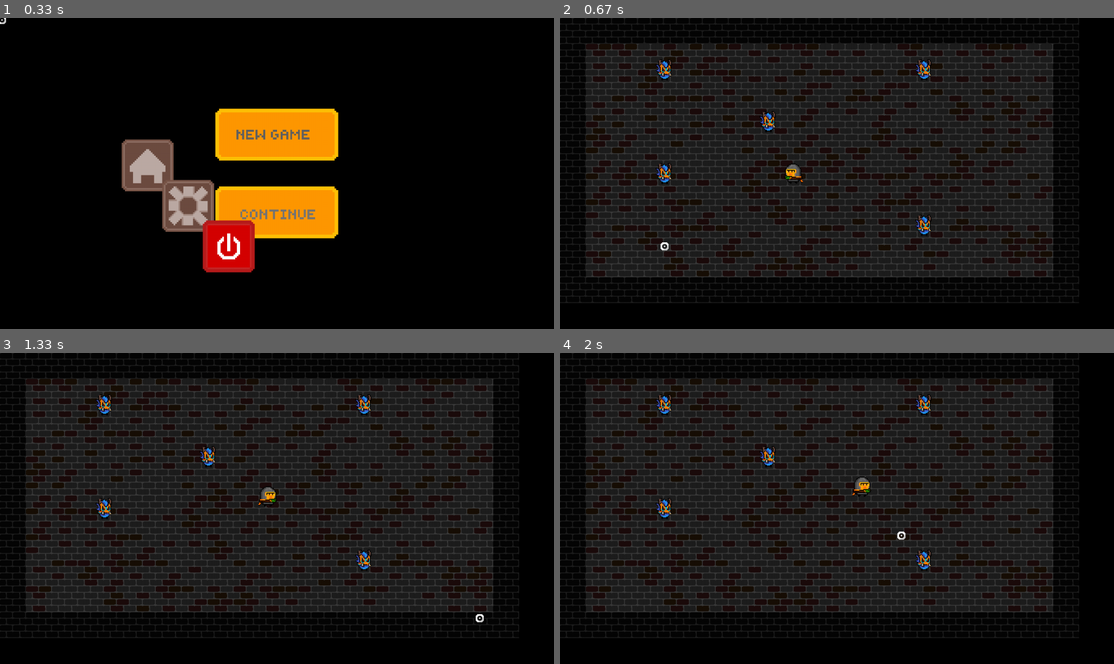
Above: before the commit, frames 1-4 (two rows, left to right).
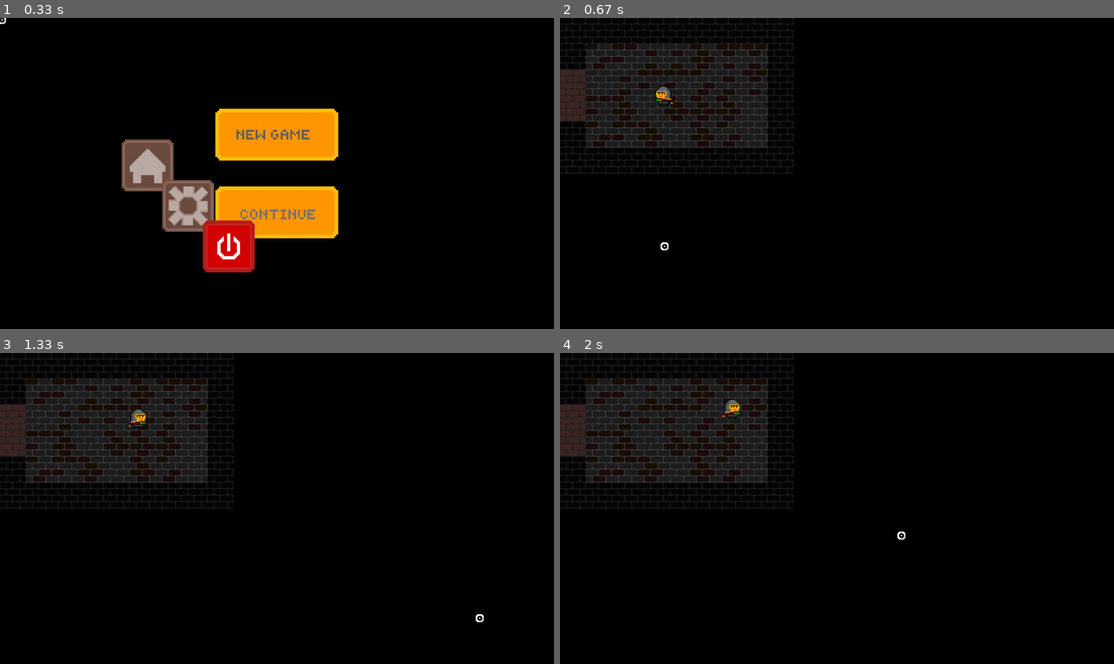
Above: after the commit, the same moments.

Repository: VladislavTuzov/PyGame
Game: pygame game, started from main.py
Same seed, same stepped clock (60 frames per second), same inputs: the game is played once before the commit and once after it.
Inputs (mouse positions are in pixels of both pictures, inside the frame that each line leads up to):
- Up to frame 1 (0.33 s): no input
- Up to frame 2 (0.67 s): press the mouse at (837, 133) at 0.37 s; move the mouse to (748, 189) at 0.47 s; release the mouse at (665, 245) at 0.6 s
- Up to frame 3 (1.33 s): hold Right 0.67-1.13 s; move the mouse to (360, 399) at 0.7 s; hold Up from 1.17 s (still down); move the mouse to (481, 617) at 1.2 s
- Up to frame 4 (2 s): release Up at 1.47 s; hold Right 1.5-1.97 s; move the mouse to (903, 536) at 1.53 s

Frame 1 is identical in both runs. In frame 2, 49% of the frame differs, in the area x 0-94%, y 0-92%; in frame 3, 49%; in frame 4, 49%.

Commit message:
add level generation by scheme

Diff:
--- a/classes/generation.py
+++ b/classes/generation.py
@@ -9,13 +9,52 @@
 
 class Level:
     def __init__(self, location):
+        self.location = location
         self.scheme = patterns.get_random_scheme()
-        self.current_room = Room(patterns.get_random_pattern(), location)
+        self._parse_scheme()
+
+    def _parse_scheme(self):
+        self.matrix = [[None for _ in range(len(self.scheme[0]))]
+                       for _ in range(len(self.scheme))]
+        for i, row in enumerate(self.scheme):
+            for j, cell in enumerate(row):
+                if cell in helpers.ROOMS:
+                    if cell == helpers.SPAWN:
+                        pattern = patterns.get_random_spawn()
+                        self._add_gates(pattern, i, j)
+                        self.matrix[i][j] = Room(pattern.pattern, self.location)
+                        self.current_room = self.matrix[i][j]
+                    elif cell == helpers.ROOM:
+                        pattern = patterns.get_random_pattern()
+                        self._add_gates(pattern, i, j)
+                        self.matrix[i][j] = Room(pattern.pattern, self.location)
+                elif cell in helpers.TUNNELS:
+                    tunnel = Tunnel()
+                    self.matrix[i][j] = tunnel
+                else:
+                    continue
+
+    def _add_gates(self, pattern, i, j):
+        for x in range(i - 1, i + 2):
+            for y in range(j - 1, j + 2):
+                try:
+                    near_cell = self.scheme[x][y]
+                    if near_cell == helpers.V_TUNN:
+                        if x == i - 1:
+                            pattern.add_top_gate()
+                        elif x == i + 1:
+                            pattern.add_bottom_gate()
+                    elif near_cell == helpers.H_TUNN:
+                        if y == j - 1:
+                            pattern.add_left_gate()
+                        elif y == j + 1:
+                            pattern.add_right_gate()
+                except IndexError:
+                    continue
 
 
-class Room(pygame.sprite.Sprite):
+class Room:
     def __init__(self, pattern, location):
-        super().__init__()
         self.width = len(pattern[0])
         self.height = len(pattern)
         self.location = location
--- a/helpers.py
+++ b/helpers.py
@@ -32,8 +32,11 @@
 PORTAL = 'P'
 SPAWN  = 'S'
 ROOM   = '#'
-V_GATE = '|'
-H_GATE = '-'
+BOSS   = 'B'
+V_TUNN = '|'
+H_TUNN = '-'
+ROOMS   = (PORTAL, SPAWN, ROOM)
+TUNNELS = (V_TUNN, H_TUNN)
 
 WALL  = 'W'
 FLOOR = ' '
--- a/patterns.py
+++ b/patterns.py
@@ -46,7 +46,11 @@
 
 
 def get_random_pattern():
-    return pattern
+    return Pattern(pattern)
+
+
+def get_random_spawn():
+    return Pattern(spawn)
 
 
 pattern = ('WWWWWWWWWWWWWWWWWWWW',
@@ -69,6 +73,14 @@
          'W       W',
          'WWWWWWWWW',)
 
+portal = ('WWWWWWW',
+          'W     W',
+          'W     W',
+          'W  P  W',
+          'W     W',
+          'W     W',
+          'WWWWWWW')
+
 scheme = ('P-#-#',
           '  |  ',
           '#-#  ',
